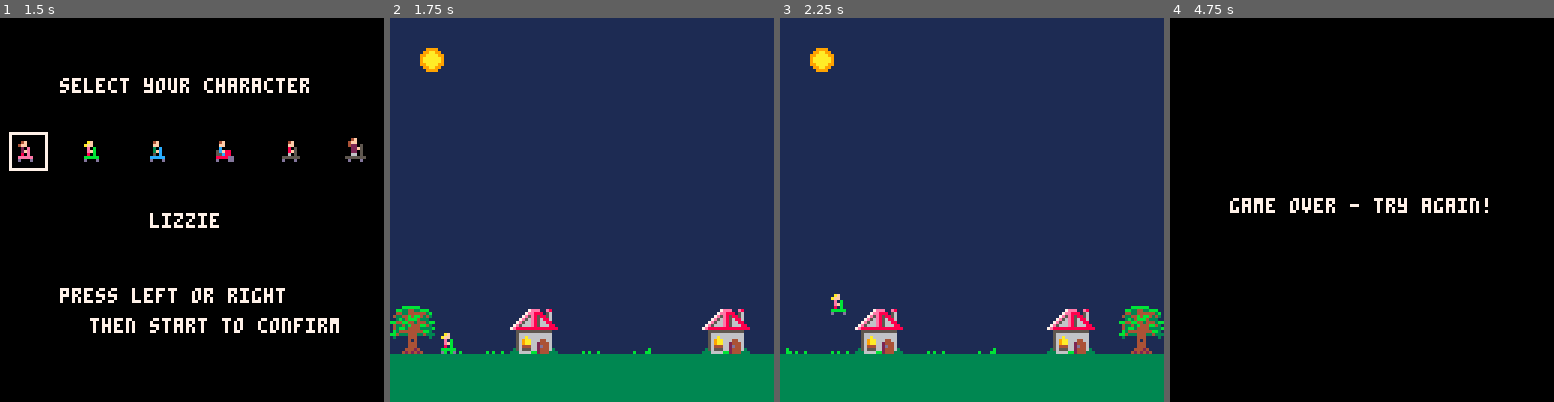
Above: before the commit, frames 1-4 (left to right).
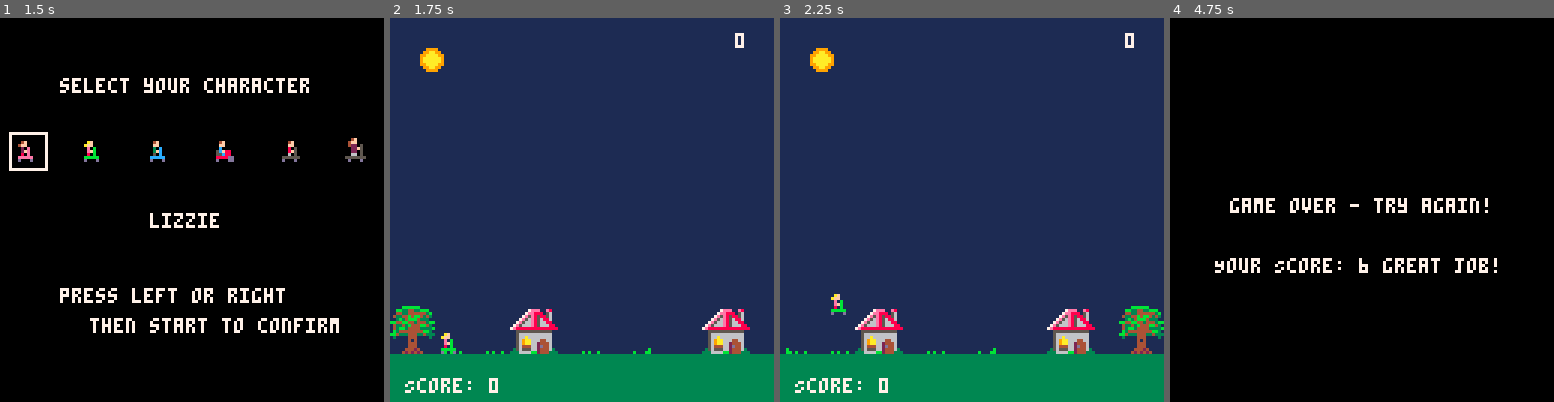
Above: after the commit, the same moments.

Repository: Dads-Games/rainbowriders
Game: PICO-8 cartridge rainbowriders.p8
Same seed, same stepped clock (60 frames per second), same inputs: the game is played once before the commit and once after it.
Inputs:
- Up to frame 1 (1.5 s): tap O (Z key) at 0.7 s
- Up to frame 2 (1.75 s): hold Right from 1.6 s (still down); tap O (Z key) at 1.7 s
- Up to frame 3 (2.25 s): release Right at 2.1 s; tap O (Z key) at 2.1 s
- Up to frame 4 (4.75 s): hold Right 2.47-3.03 s; tap O (Z key) every 0.4 s from 2.5 to 4.5 s; hold Left 3.08-3.58 s; hold Right 4.02-4.68 s

Frame 1 is identical in both runs. In frame 2, 0.4% of the frame differs, in the area x 3-93%, y 3-98%; in frame 3, 0.4%; in frame 4, 1.1%, in the area x 11-86%, y 62-67%.

Commit message:
adding scores

Diff:
--- a/rainbowriders.p8
+++ b/rainbowriders.p8
@@ -9,7 +9,9 @@
     jump_strength = -4,
     gravity = 0.4,
     on_ground = true,
-    sprite = 1 -- Default sprite index
+    sprite = 1,
+    width = 6, -- Tighter collision box width
+    height = 6 -- Tighter collision box height
 }
 debug_mode = false
 obstacles = {}
@@ -19,7 +21,7 @@
 char_select_screen = false
 game_over = false
 game_over_timer = 0
-game_over_delay = 60 -- 1 second (60 frames per second)
+game_over_delay = 60
 background_x = 0
 background_y = 96--84
 clouds = {}
@@ -33,6 +35,13 @@
 color_interval = 5
 selected_char = 1
 char_names = {"lizzie", "lily", "riker", "lukas", "mavrick", "michael"}
+
+-- Timer variables
+timer = 0
+timer_frame_counter = 0
+
+-- Score variable
+score = 0
 
 function _init()
 end
@@ -53,6 +62,10 @@
         if btnp(4) then
             title_screen = false
             char_select_screen = true
+            -- Reset the timer and score upon starting the game
+            timer = 0
+            timer_frame_counter = 0
+            score = 0
         end
     elseif char_select_screen then
         -- Character selection input
@@ -77,7 +90,14 @@
         end
     else
         if not game_over then
-            -- Player jump
+            -- Timer update
+            timer_frame_counter = timer_frame_counter + 1
+            if timer_frame_counter >= 30 then -- Assuming _update is called 30 times per second
+                timer_frame_counter = 0
+                timer = timer + 1
+                score = score + 3 -- Increment score by 3 every second
+            end
+
             if btnp(4) and player.on_ground then
                 sfx(4)
                 player.dy = player.jump_strength
@@ -109,6 +129,7 @@
                 obstacle.x = obstacle.x - 2
                 if obstacle.x < -obstacle.width then
                     del(obstacles, obstacle)
+                    score = score + 2 -- Increment score by 2 for clearing an obstacle
                 end
             end
 
@@ -164,6 +185,12 @@
         draw_gameover_screen()
     else
         draw_game_screen()
+
+        -- Draw the timer
+        print(timer, 115, 5, 7)
+
+        -- Draw the score at the bottom left
+        print("Score: " .. score, 5, 120, 7)
     end
 end
 
@@ -205,6 +232,12 @@
 function draw_gameover_screen()
     cls()
     print("game over - try again!", 20, 60, 7)
+
+    -- Display the score on the game over screen
+    print("Your Score: "..score.." great job!", 15, 80, 7)
+
+    -- Do not reset the timer and score here;
+    -- they will be reset at the start of a new game
 end
 
 function draw_title_screen()
